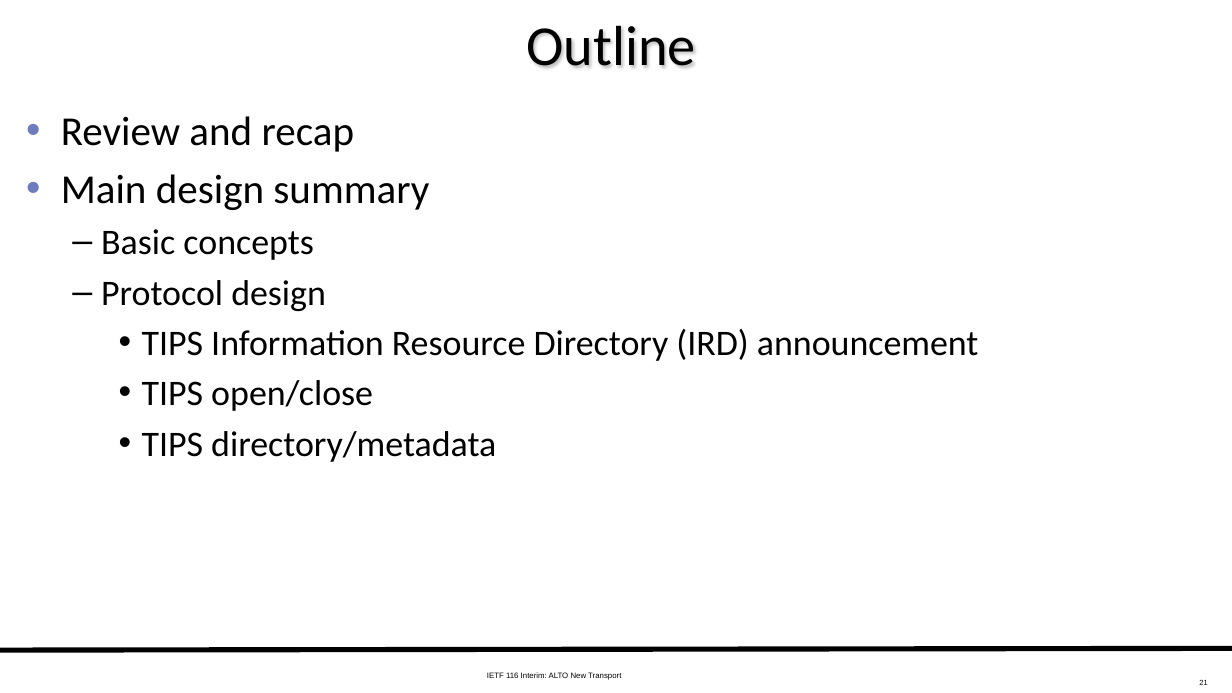
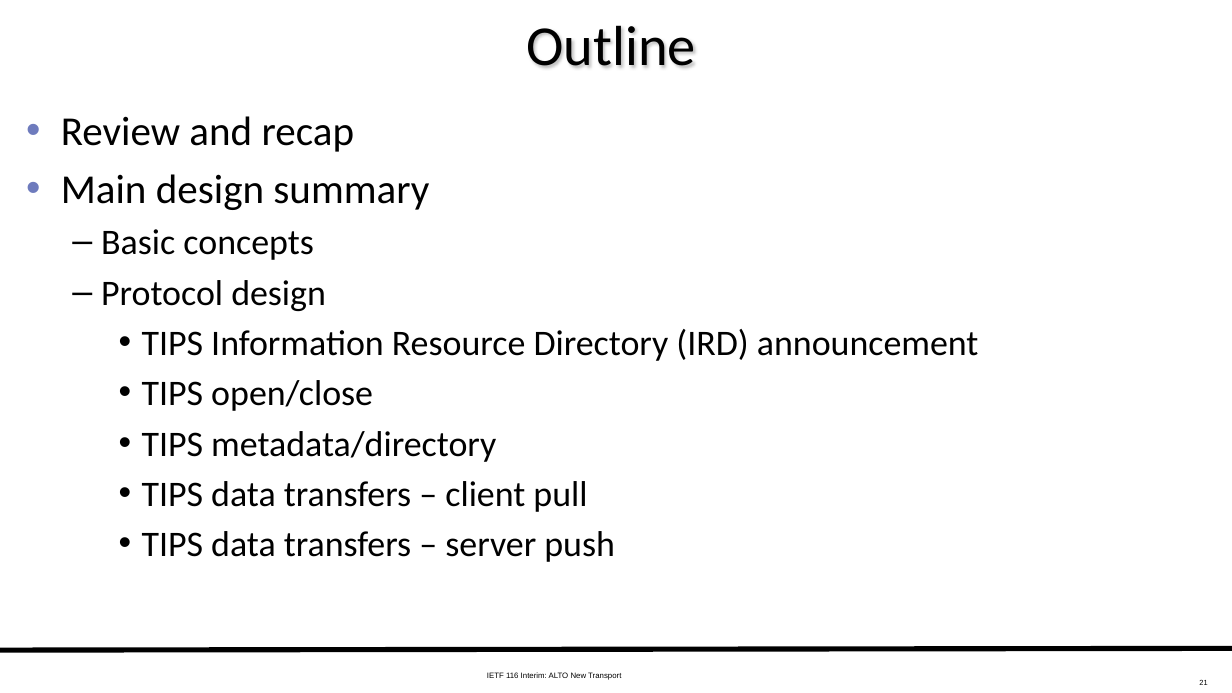
Before and after one commit to ietf-wg-alto/wg-materials, a slide deck: slide 21 of meetings-ietf/ietf-116-interim/slides-116-interim-alto-transport.pptx. Drawn at 1232x693 pixels with LibreOffice and Linux fonts; fonts in the diff are those of the drawing. Boxes give left, top, right and bottom in pixels: in the first picture for what was removed or moved away, otherwise in the second. Text is boxed around its words. In the diff, an @@ line names an element or a change of style, - is before the commit and + after.

```diff
--- a/meetings-ietf/ietf-116-interim/slides-116-interim-alto-transport.pptx
+++ b/meetings-ietf/ietf-116-interim/slides-116-interim-alto-transport.pptx
@@ text at [142,431,615,562]: text changed @@
-    • TIPS directory/metadata
+    • TIPS metadata/directory
+    • TIPS data transfers – client pull
+    • TIPS data transfers – server push
```
Also in this commit, not shown: 6 other slides changed.
